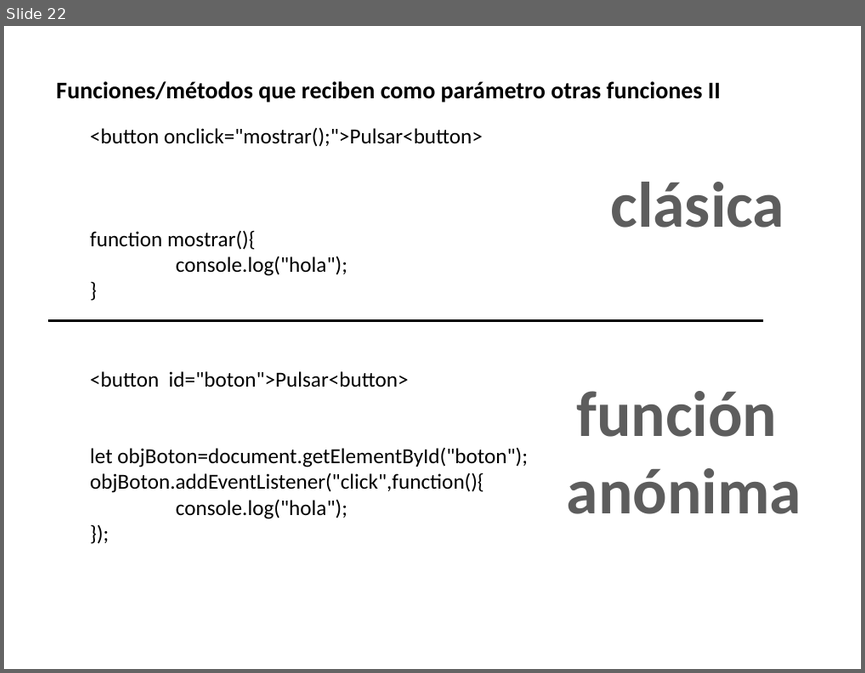
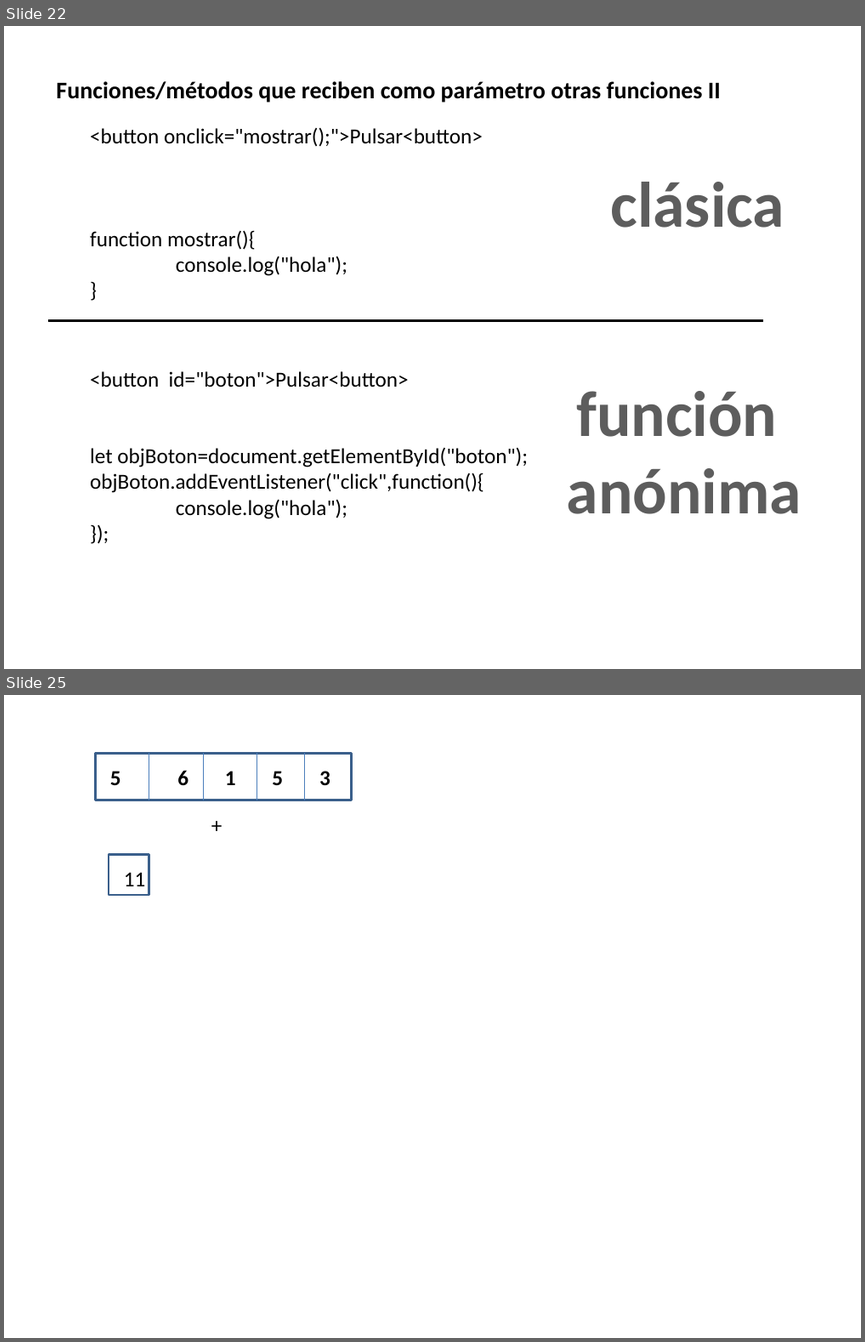
Before and after one commit to amartinsierra/javascript2025, a slide deck: pizarra.pptx. Shown one above the other, each under a label of ours: slide 22 before the commit, slides 22 and 25 after it; the slides between them are not shown. The pictures are 865x673 and 865x1342 pixels, drawn with LibreOffice and Linux fonts; fonts in the diff are those of the drawing. Boxes give left, top, right and bottom in pixels: in the first picture for what was removed or moved away, otherwise in the second. Text is boxed around its words. In the diff, an @@ line names an element or a change of style, - is before the commit and + after.

```diff
--- a/pizarra.pptx
+++ b/pizarra.pptx
@@ slide 25 added at bbox=[4, 695, 861, 1338], background #FFFFFF @@
@@ rectangle added at bbox=[95, 754, 351, 800], outline #3A5F8C 2 pt @@
@@ text added at bbox=[110, 771, 121, 785], 18 pt, text #000000, bold @@
+5
@@ line added from (148, 754) to (148, 800), #4B7EBC 0.75 pt @@
@@ text added at bbox=[177, 770, 188, 786], 18 pt, text #000000, bold @@
+6
@@ line added from (203, 754) to (203, 800), #4B7EBC 0.75 pt @@
@@ text added at bbox=[225, 771, 236, 785], 18 pt, text #000000, bold @@
+1
@@ line added from (256, 754) to (256, 800), #4B7EBC 0.75 pt @@
@@ text added at bbox=[272, 771, 283, 785], 18 pt, text #000000, bold @@
+5
@@ line added from (304, 754) to (304, 800), #4B7EBC 0.75 pt @@
@@ text added at bbox=[319, 771, 330, 785], 18 pt, text #000000, bold @@
+3
@@ text added at bbox=[203, 807, 243, 841], 18 pt, text #000000 @@
++
@@ rectangle added at bbox=[109, 854, 148, 895], outline #3A5F8C 2 pt @@
@@ text added at bbox=[124, 872, 146, 886], 18 pt, text #000000 @@
+11
```
Also in this commit, not shown: 1 slide changed, 1 other slide added, 4 other files.
